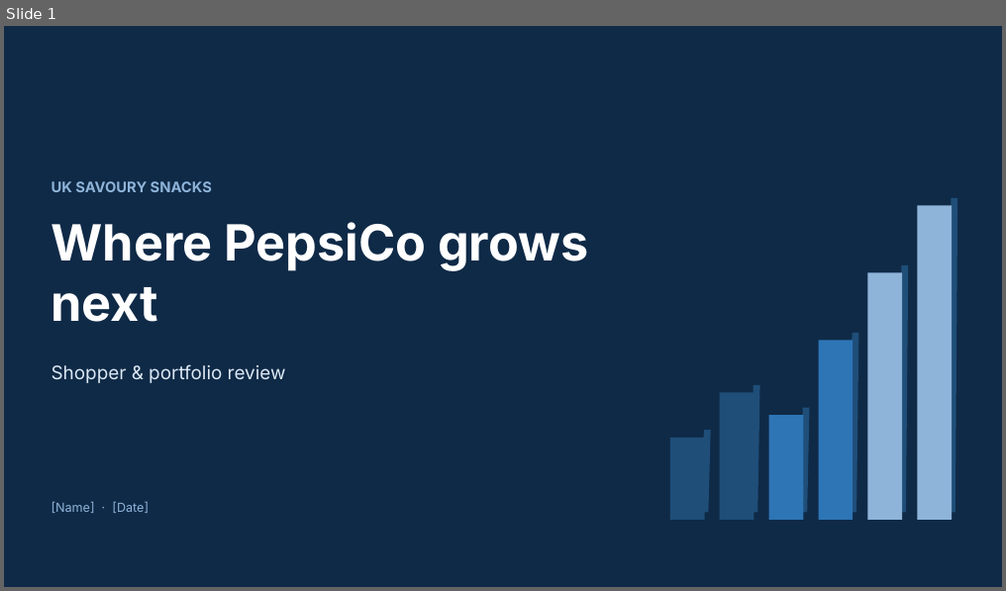
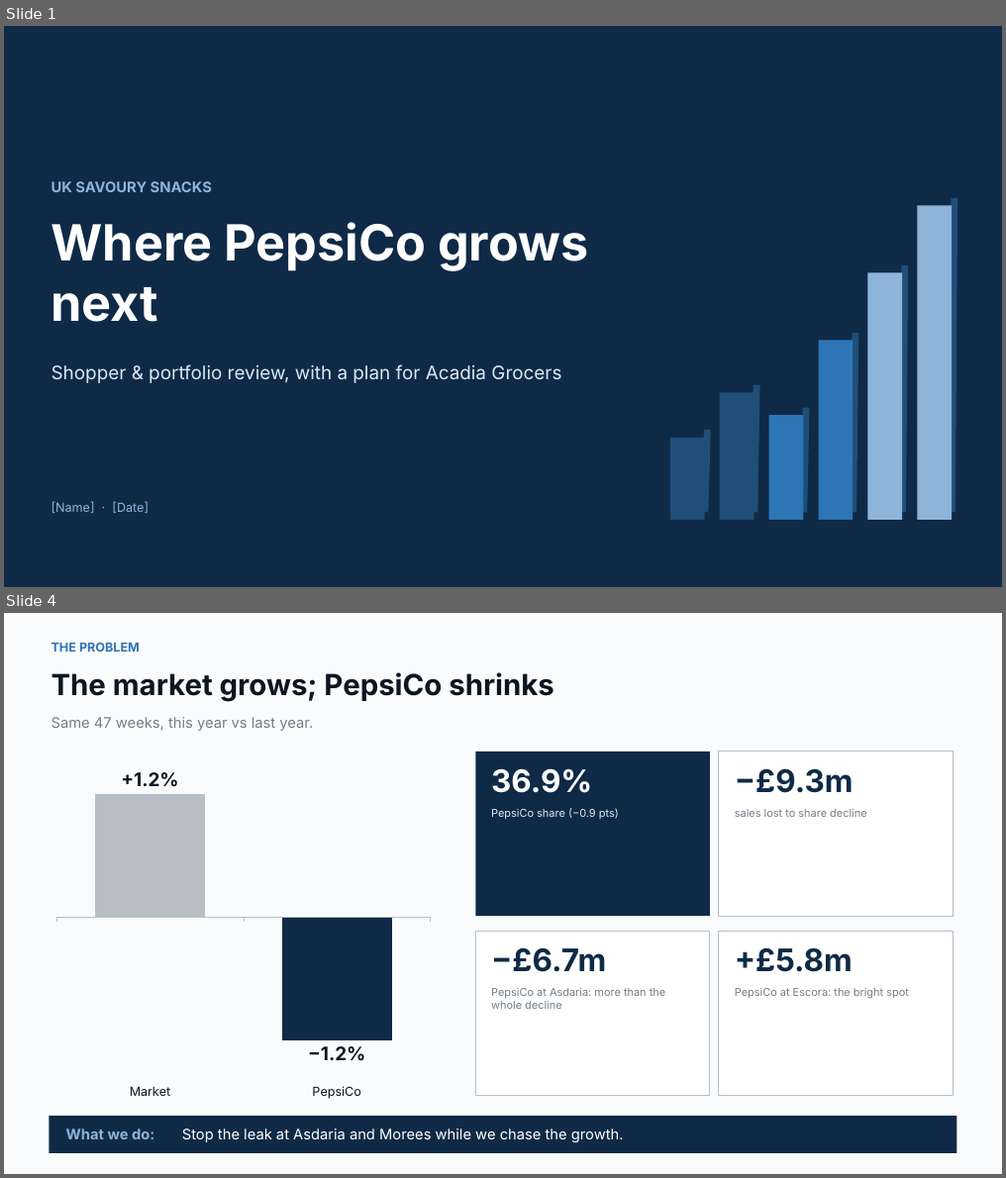
Before and after one commit to harshjunekumar/test-sample, a slide deck: pepsico_savoury_case/UK_Savoury_Growth_Story.pptx. Shown one above the other, each under a label of ours: slide 1 before the commit, slides 1 and 4 after it; the slides between them are not shown. The pictures are 1006x591 and 1006x1178 pixels, drawn with LibreOffice and Linux fonts; fonts in the diff are those of the drawing. Boxes give left, top, right and bottom in pixels: in the first picture for what was removed or moved away, otherwise in the second. Text is boxed around its words. In the diff, an @@ line names an element or a change of style, - is before the commit and + after.

```diff
--- a/pepsico_savoury_case/UK_Savoury_Growth_Story.pptx
+++ b/pepsico_savoury_case/UK_Savoury_Growth_Story.pptx
@@ slide 4 added at bbox=[4, 613, 1002, 1174], background #FFFFFF @@
@@ rectangle added at bbox=[4, 613, 1002, 1174], fill #FAFBFC @@
@@ text added at bbox=[52, 643, 140, 652], 12 pt, text #2E75B6, bold @@
+THE PROBLEM
@@ text added at bbox=[52, 672, 554, 702], 28 pt, text #0B1622, bold @@
+The market grows; PepsiCo shrinks
@@ text added at bbox=[52, 717, 313, 731], 14 pt, text #767D87 @@
+Same 47 weeks, this year vs last year.
@@ column chart added at bbox=[49, 752, 439, 1107] @@
+categories: Market, PepsiCo
+Series 1: 0.012, -0.012
@@ rectangle added at bbox=[475, 752, 710, 916], fill #0F2A47 @@
@@ rectangle added at bbox=[719, 752, 953, 916], fill #FFFFFF, outline #B8BEC6 1 pt @@
@@ text added at bbox=[491, 768, 592, 793], 30 pt, text #FFFFFF, bold @@
+36.9%
@@ text added at bbox=[735, 768, 853, 793], 30 pt, text #0F2A47, bold @@
+−£9.3m
@@ text added at bbox=[491, 808, 619, 820], 10.5 pt, text #DCE8F4 @@
+PepsiCo share (−0.9 pts)
@@ text added at bbox=[735, 809, 867, 817], 10.5 pt, text #767D87 @@
+sales lost to share decline
@@ rectangle added at bbox=[475, 931, 710, 1096], fill #FFFFFF, outline #B8BEC6 1 pt @@
@@ rectangle added at bbox=[719, 931, 953, 1096], fill #FFFFFF, outline #B8BEC6 1 pt @@
@@ text added at bbox=[491, 948, 606, 972], 30 pt, text #0F2A47, bold @@
+−£6.7m
@@ text added at bbox=[735, 948, 852, 972], 30 pt, text #0F2A47, bold @@
++£5.8m
@@ text added at bbox=[491, 988, 666, 1009], 10.5 pt, text #767D87 @@
+PepsiCo at Asdaria: more than the whole decline
@@ text added at bbox=[735, 988, 909, 999], 10.5 pt, text #767D87 @@
+PepsiCo at Escora: the bright spot
@@ rectangle added at bbox=[49, 1116, 957, 1154], fill #0F2A47 @@
@@ text added at bbox=[66, 1129, 154, 1140], 14 pt, text #8FB4D9, bold @@
+What we do:
@@ text added at bbox=[182, 1129, 624, 1143], 14 pt, text #FFFFFF @@
+Stop the leak at Asdaria and Morees while we chase the growth.
@@ slide 1 changed as well @@
@@ text at bbox=[52, 365, 561, 383]: text changed @@
-Shopper & portfolio review
+Shopper & portfolio review, with a plan for Acadia Grocers
```
Also in this commit, not shown: 10 other slides changed, 1 other slide added, 1 slide removed, 1 other file.
